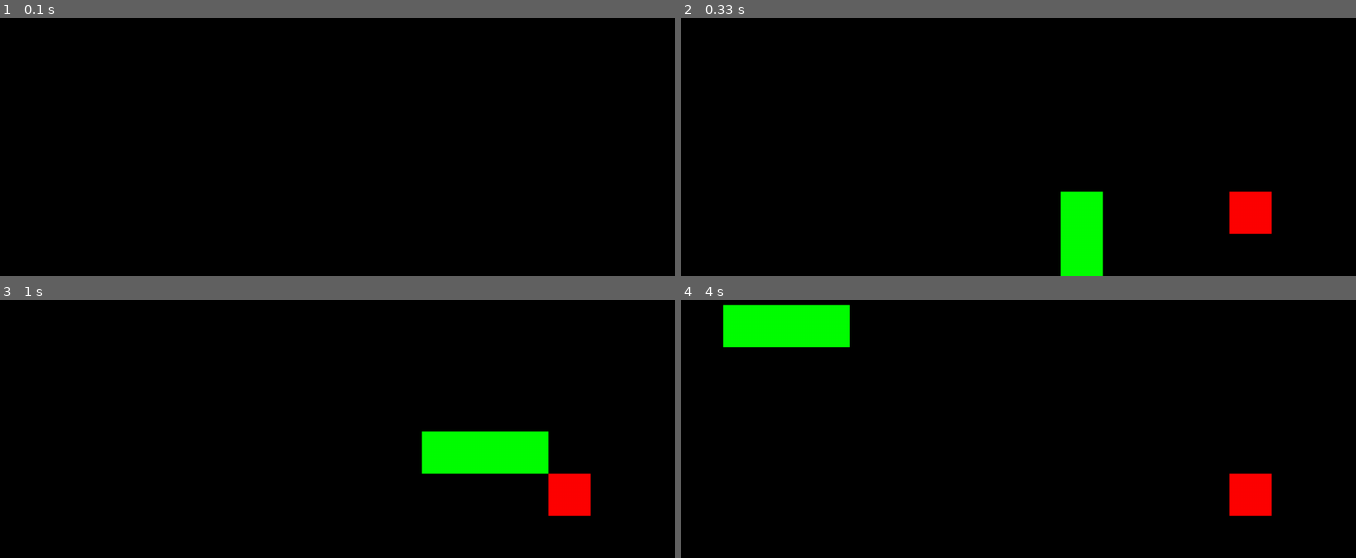
Above: before the commit, frames 1-4 (two rows, left to right).
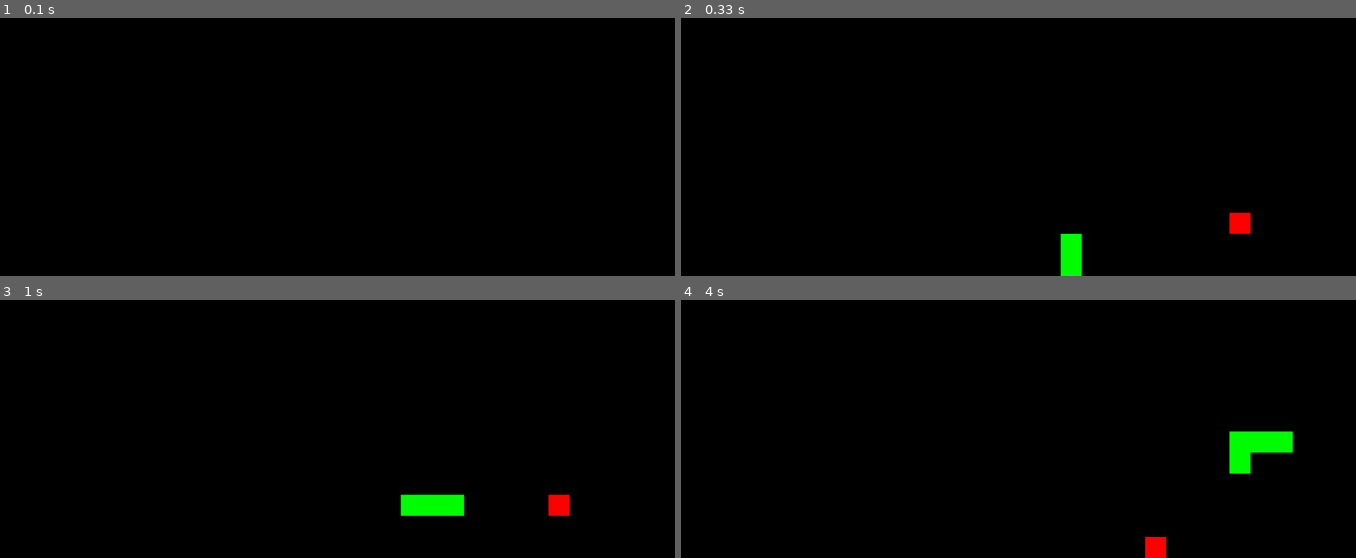
Above: after the commit, the same moments.

Repository: Necryl/pygame_snake_exercise
Game: pygame game, started from main.py
Same seed, same stepped clock (60 frames per second), same inputs: the game is played once before the commit and once after it.
Inputs:
- Up to frame 1 (0.1 s): no input
- Up to frame 2 (0.33 s): no input
- Up to frame 3 (1 s): hold Right 0.33-0.8 s; hold Up from 0.83 s (still down)
- Up to frame 4 (4 s): release Up at 1.18 s; hold Right 1.22-1.68 s; hold Left 1.72-2.25 s; hold Down 2.28-2.68 s; hold Left 2.72-3.12 s; hold Up 3.15-3.55 s; hold Right from 3.58 s (still down)

Frame 1 is identical in both runs. In frame 2, 2.4% of the frame differs, in the area x 56-88%, y 67-100%; in frame 3, 4.7%; in frame 4, 5.5%, in the area x 6-91%, y 1-100%.

Commit message:
added sounds

Diff:
--- /dev/null
+++ b/Assets/Biting Apple-SoundBible-Credits.txt
@@ -0,0 +1 @@
+this sound was downloaded from: https://soundbible.com/407-Biting-Apple.html#google_vignette
--- /dev/null
+++ b/Assets/mixkit-arcade-mechanical-bling-Credits.txt
@@ -0,0 +1 @@
+this sound was downloaded from: https://mixkit.co/free-sound-effects/game/
--- a/main.py
+++ b/main.py
@@ -2,6 +2,10 @@
 import os
 from fractions import Fraction
 from random import randint
+pygame.mixer.init()
+
+snake_eat_sound = pygame.mixer.Sound(os.path.join('Assets', 'Biting Apple-SoundBible.mp3'))
+snake_hit_sound = pygame.mixer.Sound(os.path.join('Assets', 'mixkit-arcade-mechanical-bling.mp3'))
 
 # Colors
 paint = {
@@ -16,7 +20,7 @@
 screen_size = (1280, 720)
 
 aspect_ratio = str(Fraction(screen_size[0], screen_size[1])).split("/")
-grid_scale = 1
+grid_scale = 2
 
 screen = pygame.display.set_mode(screen_size)
 pygame.display.set_caption("Snake eats apples??")
@@ -187,7 +191,7 @@
         loc = game_grid.random_loc()
         print("apple_random_loc() while loop running...")
         if loc not in list(snake_trail.values()):
-            print("loc not in trail, breaking loop")
+            print("new apple loc not in trail, breaking loop")
             break
 
     return loc
@@ -202,6 +206,8 @@
     tail_counter = 0
     tail_pause = False
     end = False
+    sound_eat = False
+    sound_hit = False
 
     snake_head.update_bounds(game_grid.random_loc('border'))
     snake_direction = snake_path()
@@ -220,35 +226,45 @@
 
         carry_on, snake_direction = event_handler(snake_direction)
 
-        if pygame.time.get_ticks() - last_tick >= snake_speed and end == False:
+        if pygame.time.get_ticks() - last_tick >= snake_speed:
             last_tick = pygame.time.get_ticks()
 
             screen_render()
             pygame.display.update()
-
-            if mark_counter >= 2 and tail_pause == False:
-                snake_tail.update_bounds(snake_trail[tail_counter])
-                snake_tail.spawn()
-                del snake_trail[tail_counter]
-                tail_counter +=1
-
-            snake_trail[mark_counter] = snake_head.present_loc
-            mark_counter += 1
-
-            new_spot = game_grid.move(snake_head.present_loc, snake_direction)
-            if new_spot in list(snake_trail.values()):
-                end = True
-                print("paused: tail in the way")
-            else:
-                snake_head.update_bounds(new_spot)
-                snake_head.spawn()
-
-            if apple.present_loc == new_spot:
-                tail_pause = True
-                apple.update_bounds(apple_random_loc())
-                apple.spawn()
-            elif tail_pause == True:
-                tail_pause = False
+            if sound_eat == True:
+                snake_eat_sound.play()
+                sound_eat = False
+            if sound_hit == True:
+                snake_hit_sound.play()
+                sound_hit = False
+
+            if end == False:
+
+                if mark_counter >= 2 and tail_pause == False:
+                    snake_tail.update_bounds(snake_trail[tail_counter])
+                    snake_tail.spawn()
+                    del snake_trail[tail_counter]
+                    tail_counter +=1
+
+                snake_trail[mark_counter] = snake_head.present_loc
+                mark_counter += 1
+
+                new_spot = game_grid.move(snake_head.present_loc, snake_direction)
+                if new_spot in list(snake_trail.values()):
+                    end = True
+                    sound_hit = True
+                    print("PAUSED: tail in the way")
+                else:
+                    snake_head.update_bounds(new_spot)
+                    snake_head.spawn()
+
+                if apple.present_loc == new_spot:
+                    tail_pause = True
+                    sound_eat = True
+                    apple.update_bounds(apple_random_loc())
+                    apple.spawn()
+                elif tail_pause == True:
+                    tail_pause = False
 
 
 
Not shown, added: Assets/Biting Apple-SoundBible.mp3
Not shown, added: Assets/mixkit-arcade-mechanical-bling.mp3
